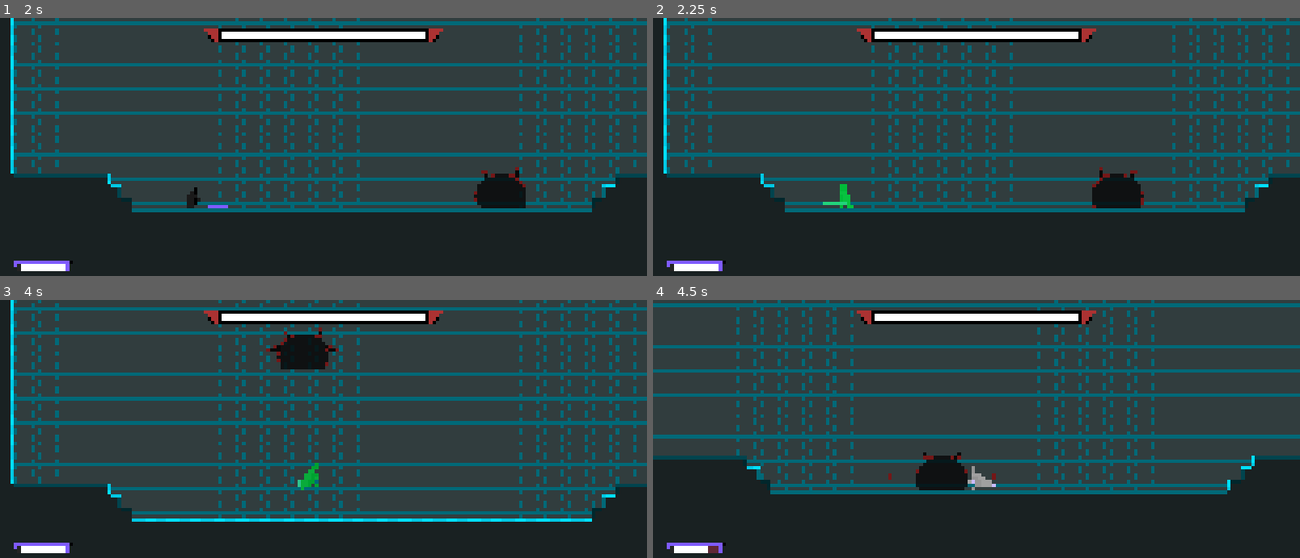
Above: before the commit, frames 1-4 (two rows, left to right).
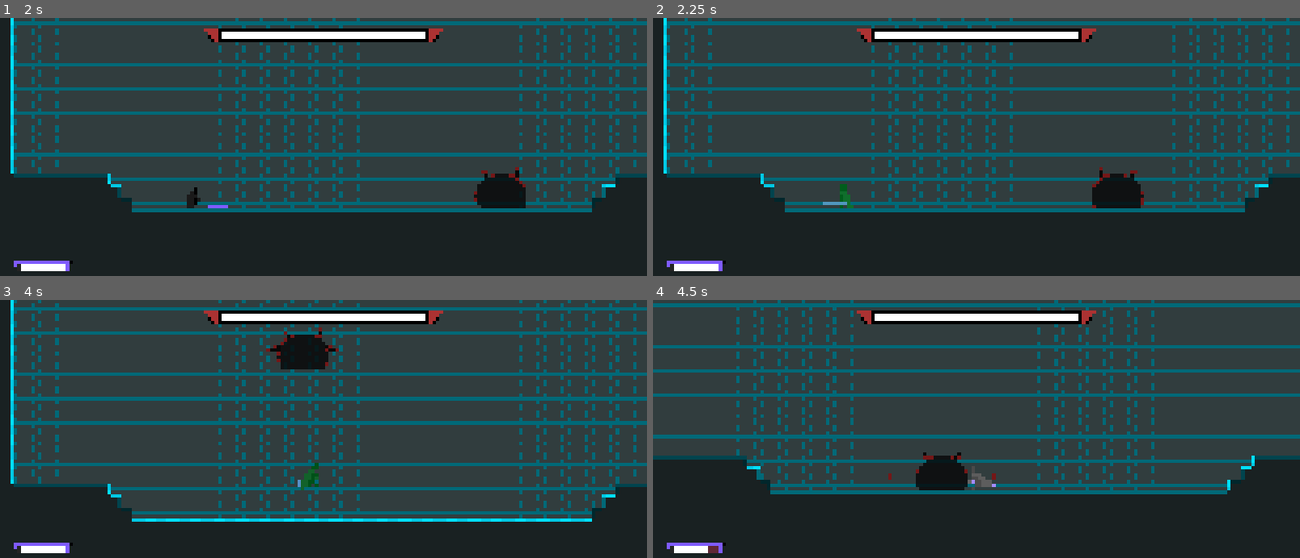
Above: after the commit, the same moments.

Repository: AnejMajnik/soulsvania
Game: Godot game, scene res://scenes/game.tscn
The game is run twice, just before and just after one commit, with the same random seed, the same clock (stepped at 60 frames per second) and the same inputs.
Inputs (mouse positions are in pixels of both pictures, inside the frame that each line leads up to):
- Up to frame 1 (2 s): tap Enter at 0.5 s; move the mouse to (465, 139) at 0.52 s; hold D (move_right) from 0.53 s (still down); tap Shift (dash) at 0.6, 1.55 s; tap Space (jump) at 0.77, 1.52 s; move the mouse to (194, 167) at 1.27 s; click (194, 167) at 1.35 s
- Up to frame 2 (2.25 s): move the mouse to (1041, 92) at 2.02 s; release D (move_right) at 2.03 s; hold A (move_left) from 2.03 s (still down); right-click (1041, 92) at 2.1 s
- Up to frame 3 (4 s): tap Shift (dash) at 2.3, 2.85, 3.6 s; move the mouse to (291, 488) at 2.77 s; release A (move_left) at 2.78 s; hold D (move_right) from 2.78 s (still down); tap Space (jump) at 3.02, 3.77 s; move the mouse to (517, 475) at 3.52 s
- Up to frame 4 (4.5 s): move the mouse to (782, 395) at 4.27 s; release D (move_right) at 4.28 s; hold A (move_left) from 4.28 s (still down); click (782, 395) at 4.35 s

Frame 1 is identical in both runs. In frame 2, 0.2% of the frame differs, in the area x 26-31%, y 64-74%; in frame 3, 0.2%, in the area x 46-50%, y 63-74%; in frame 4, 0.2%.

Commit message:
Added opacity to flash shader

Diff:
--- a/scenes/player.tscn
+++ b/scenes/player.tscn
@@ -26,6 +26,7 @@
 shader = ExtResource("2_oprun")
 shader_parameter/flash_color = Color(1, 1, 1, 1)
 shader_parameter/flash_amount = 0.0
+shader_parameter/flash_opacity = 1.0
 
 [sub_resource type="AtlasTexture" id="AtlasTexture_ij6vw"]
 atlas = ExtResource("1_3vyb7")
--- a/scripts/player.gd
+++ b/scripts/player.gd
@@ -64,6 +64,7 @@
 
 func flash_dash_available() -> void:
 	animated_sprite.material.set_shader_parameter("flash_color", Color(0.0, 1.0, 0.3, 1.0))
+	animated_sprite.material.set_shader_parameter("flash_opacity", 0.5)
 	var tween = create_tween()
 	tween.tween_method(_set_flash, 1.0, 0.0, 0.5)
 
--- a/shaders/player/flash.gdshader
+++ b/shaders/player/flash.gdshader
@@ -2,11 +2,12 @@
 
 uniform vec4 flash_color : source_color = vec4(1.0, 1.0, 1.0, 1.0);
 uniform float flash_amount : hint_range(0.0, 1.0) = 0.0;
+uniform float flash_opacity : hint_range(0.0, 1.0) = 1.0;
 
 void fragment() {
 	vec4 tex_color = COLOR;
 	if (tex_color.a > 0.3) {
-		tex_color.rgb = mix(tex_color.rgb, flash_color.rgb, flash_amount);
+		tex_color.rgb = mix(tex_color.rgb, flash_color.rgb, flash_amount * flash_opacity);
 	}
 	COLOR = tex_color;
 }
